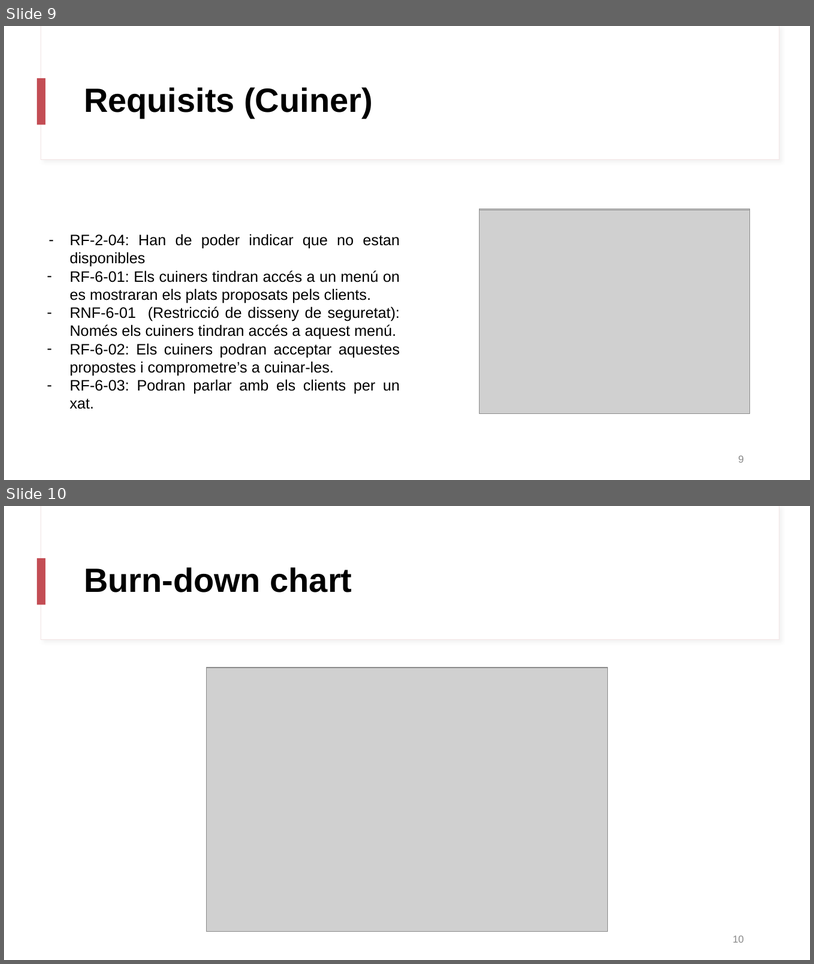
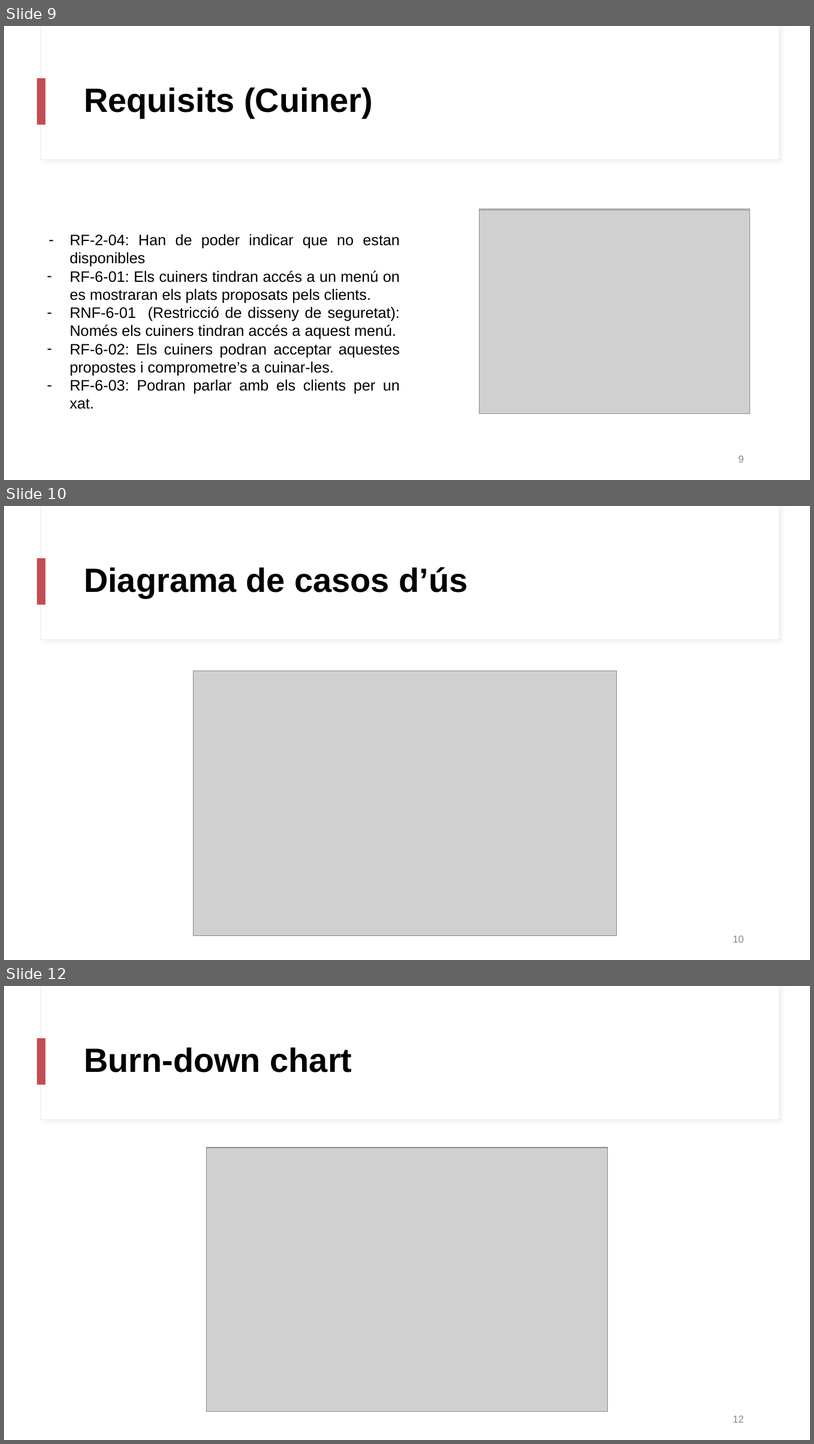
Before and after one commit to martipages/ES23UAB431-02, a slide deck: documents/Sprint_Review2_431-2.pptx. Shown one above the other, each under a label of ours: slides 9 and 10 before the commit, slides 9, 10 and 12 after it; the slides between them are not shown. The pictures are 814x964 and 814x1444 pixels, drawn with LibreOffice and Linux fonts; fonts in the diff are those of the drawing; grey boxes stand for pictures. Boxes give left, top, right and bottom in pixels: in the first picture for what was removed or moved away, otherwise in the second. Text is boxed around its words. In the diff, an @@ line names an element or a change of style, - is before the commit and + after.

```diff
--- a/documents/Sprint_Review2_431-2.pptx
+++ b/documents/Sprint_Review2_431-2.pptx
@@ slide 10 added at (4,506,810,960), background #FFFFFF; not listed: 3 template elements that a slide beside it also shows @@
@@ title added at (84,567,468,598), 40 pt, text #000000, bold @@
+Diagrama de casos d’ús
@@ picture added at (194,671,617,936) @@
@@ page number added at (733,935,744,942), 12 pt, text #888888 @@
+10
@@ what was slide 10 is now slide 12 @@
@@ page number at (733,1415,744,1422): text changed @@
-10
+12
```
Also in this commit, not shown: 1 slide changed, 1 other slide added, 1 slide removed, 2 other files.
